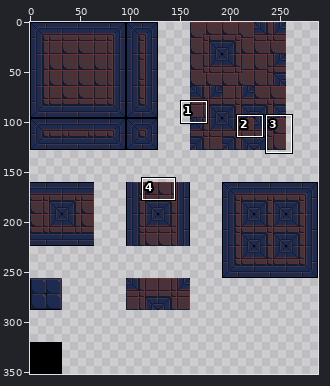
Pixel-art file: Art/tilemap.aseprite. Above, an overview of the earlier version with the close-up marked.
Close-up. Earlier state:
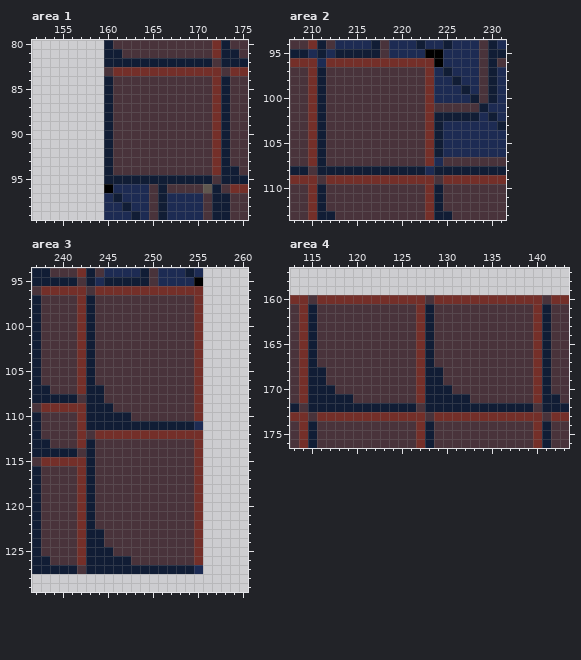
288x352 pixels, 1 frame. Shown: area 1: x 152..175, y 80..99; area 2: x 208..231, y 94..113; area 3: x 237..260, y 94..129; area 4: x 113..143, y 157..176. The commit also changed other parts of the picture, which this record leaves out.
Once edited:
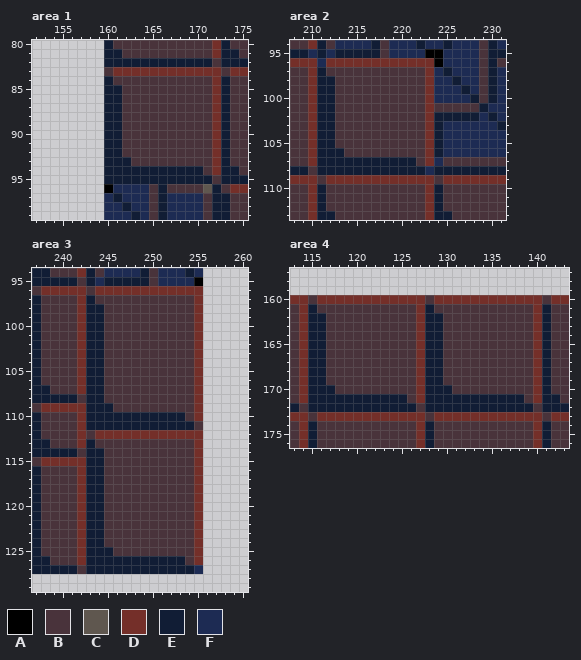
Palette (. is transparent): A #000000  B #49333b  C #5f574f  D #742f29  E #111d35  F #1d2b53
Changes in this commit:
Area 1, layer "Tilemap 1":
The edit turns colour B into colour E in rows 85 to 92 at x 161; in row 93 at x 161 to 162; in row 94 at x 161 to 170.
Area 2, layer "Tilemap 1":
The edit turns colour B into colour E in rows 98 to 105 at x 212; in row 106 at x 212 to 213; in row 107 at x 212 to 221.
Area 3, layer "Tilemap 1":
The edit turns colour F into colour B in row 111 at x 255.
The edit turns colour B into colour E in rows 98 to 106 at x 244; in row 110 at x 248 to 253; in rows 114 to 122 at x 244; in row 126 at x 248 to 253.
Area 4, layer "Tilemap 1":
The edit turns colour B into colour E in rows 162 to 167 at x 116 and 129; in row 171 at x 120 to 125 and 133 to 138.
Boxes around the changes in both close-ups, in picture pixels (x1, y1, x2, y2):
changed: (113, 85, 203, 175)
changed: (326, 76, 416, 166)
changed: (95, 304, 203, 565)
changed: (317, 313, 524, 403)
